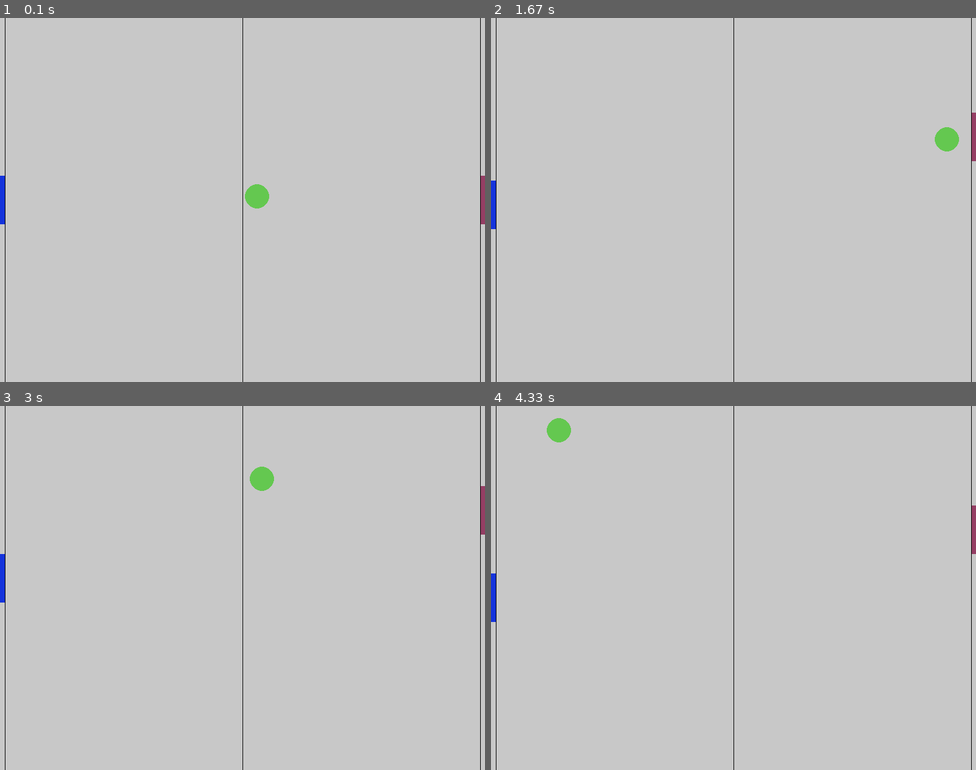
Above: before the commit, frames 1-4 (two rows, left to right).
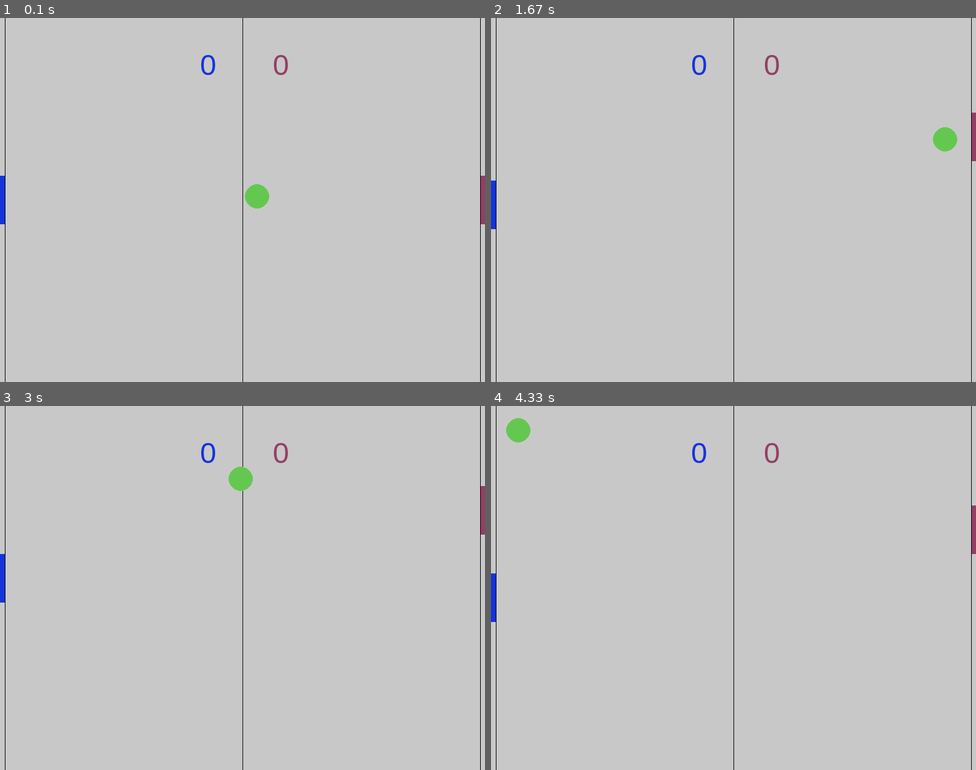
Above: after the commit, the same moments.

Repository: IsmaBH/Python-Pruebas
Game: pygame game, started from Pygame-Course/Pong/pong.py
The game is run twice, just before and just after one commit, with the same random seed, the same clock (stepped at 60 frames per second) and the same inputs.
Inputs:
- Up to frame 1 (0.1 s): no input
- Up to frame 2 (1.67 s): hold Up 0.33-0.8 s; hold Down 0.83-1.13 s; hold S 0.83-1.13 s; hold Up 1.17-1.53 s; hold W 1.17-1.53 s; hold Down from 1.57 s (still down); hold S from 1.57 s (still down)
- Up to frame 3 (3 s): release Down at 1.93 s; release S at 1.93 s; hold Up 1.97-2.27 s; hold W 1.97-2.27 s; hold Down 2.3-2.6 s; hold S 2.3-2.6 s; hold Up from 2.63 s (still down); hold W from 2.63 s (still down)
- Up to frame 4 (4.33 s): release Up at 3 s; release W at 3 s; hold Down 3.03-3.4 s; hold S 3.03-3.4 s; hold Up 3.43-3.73 s; hold W 3.43-3.73 s; hold Down 3.77-4.07 s; hold S 3.77-4.07 s; hold Up from 4.1 s (still down); hold W from 4.1 s (still down)

The runs differ from the first frame. In frame 1, 0.2% of the frame differs, in the area x 41-60%, y 10-16%; in frame 2, 0.2%; in frame 3, 0.6%; in frame 4, 0.7%, in the area x 3-60%, y 3-16%.

Commit message:
Finalizacion del Pong

Diff:
--- a/Pygame-Course/Pong/pong.py
+++ b/Pygame-Course/Pong/pong.py
@@ -9,6 +9,7 @@
 running = 1
 BACKGROUND_COLOR = (200,200,200)
 tiempo = pygame.time.Clock()
+text_font = pygame.font.SysFont("Arial",48)
 #Variables para las palas y la pelota
 BALL_RADIUS = 20
 L_POLE_COLOR = (20,51,220)
@@ -22,7 +23,13 @@
 RIGHT = True
 PADDLE_SPEED = 4
 LINES_COLOR = (0,0,0)
+SCORE_1_POS = (ANCHO_V//2 - 70, 50)
+SCORE_2_POS = (ANCHO_V//2 + 50, 50)
 #Funciones
+def draw_Text(texto, position, color):
+	global canvas
+	superficie = text_font.render(texto, True, color)
+	canvas.blit(superficie, position)
 def new_Game():
 	global pala_1_pos, pala_2_pos, pala_1_incremento_y, pala_2_incremento_y, score_1, score_2
 	pala_1_pos = [0,ALTURA_V//2 - HALF_PAD_HEIGHT]
@@ -31,7 +38,7 @@
 	pala_2_incremento_y = 0;
 	score_1 = 0
 	score_2 = 0
-	lanza_bola(RIGHT)
+	lanza_bola(random.choice([RIGHT,LEFT]))
 def lanza_bola(direccion):
 	global ball_pos, ball_vel
 	x_dir = random.randint(2,4)
@@ -62,6 +69,9 @@
 	pygame.draw.line(canvas, LINES_COLOR, (PAD_WIDTH,0), (PAD_WIDTH,ALTURA_V), 1)
 	#Linea del jugador derecho
 	pygame.draw.line(canvas, LINES_COLOR, ((ANCHO_V-PAD_WIDTH),0), ((ANCHO_V-PAD_WIDTH),ALTURA_V), 1)
+	#Dibujamos los marcadores
+	draw_Text(str(score_1), SCORE_1_POS, L_POLE_COLOR)
+	draw_Text(str(score_2), SCORE_2_POS, R_POLE_COLOR)
 def draw_Poles():
 	#Actualizamos los datos
 	global pala_1_pos, pala_2_pos
@@ -77,21 +87,21 @@
 			score_1 += 1
 			lanza_bola(LEFT)
 		else:
-			ball_vel[0] = -ball_vel[0]
+			ball_vel[0] = -ball_vel[0] * 1.1
 	#Control de la pelota en el limite izquierdo
 	if ball_pos[0] - BALL_RADIUS < PAD_WIDTH:
 			if ball_pos[1] + BALL_RADIUS < pala_1_pos[1] or ball_pos[1] - BALL_RADIUS > pala_1_pos[1] + PAD_HEIGHT:
 					score_2 += 1
 					lanza_bola(RIGHT)
 			else:
-				ball_vel[0] = -ball_vel[0]
+				ball_vel[0] = -ball_vel[0] * 1.1
 	#Se actualizan los datos
 	ball_pos[0] = ball_pos[0] + ball_vel[0]
 	ball_pos[1] = ball_pos[1] +ball_vel[1]
 	#Comprobamos los limites inferior y superior y hacemos el rebote
 	if ball_pos[1] <= BALL_RADIUS or ball_pos[1] >= ALTURA_V-BALL_RADIUS:
 		ball_vel[1] = -ball_vel[1]
-	pygame.draw.circle(canvas, B_COLOR,(ball_pos[0],ball_pos[1]), BALL_RADIUS)
+	pygame.draw.circle(canvas, B_COLOR,(int(ball_pos[0]),int(ball_pos[1])), BALL_RADIUS)
 #Creacion de la ventana
 canvas = pygame.display.set_mode((ANCHO_V,ALTURA_V))
 pygame.display.set_caption("PONG")
